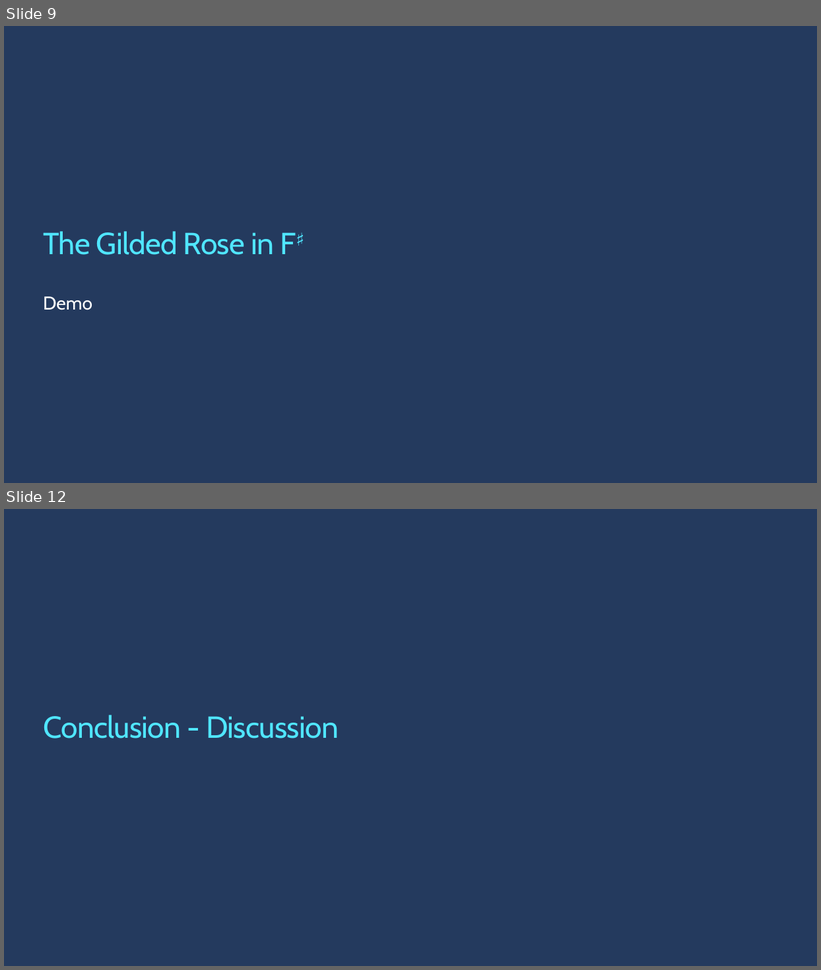
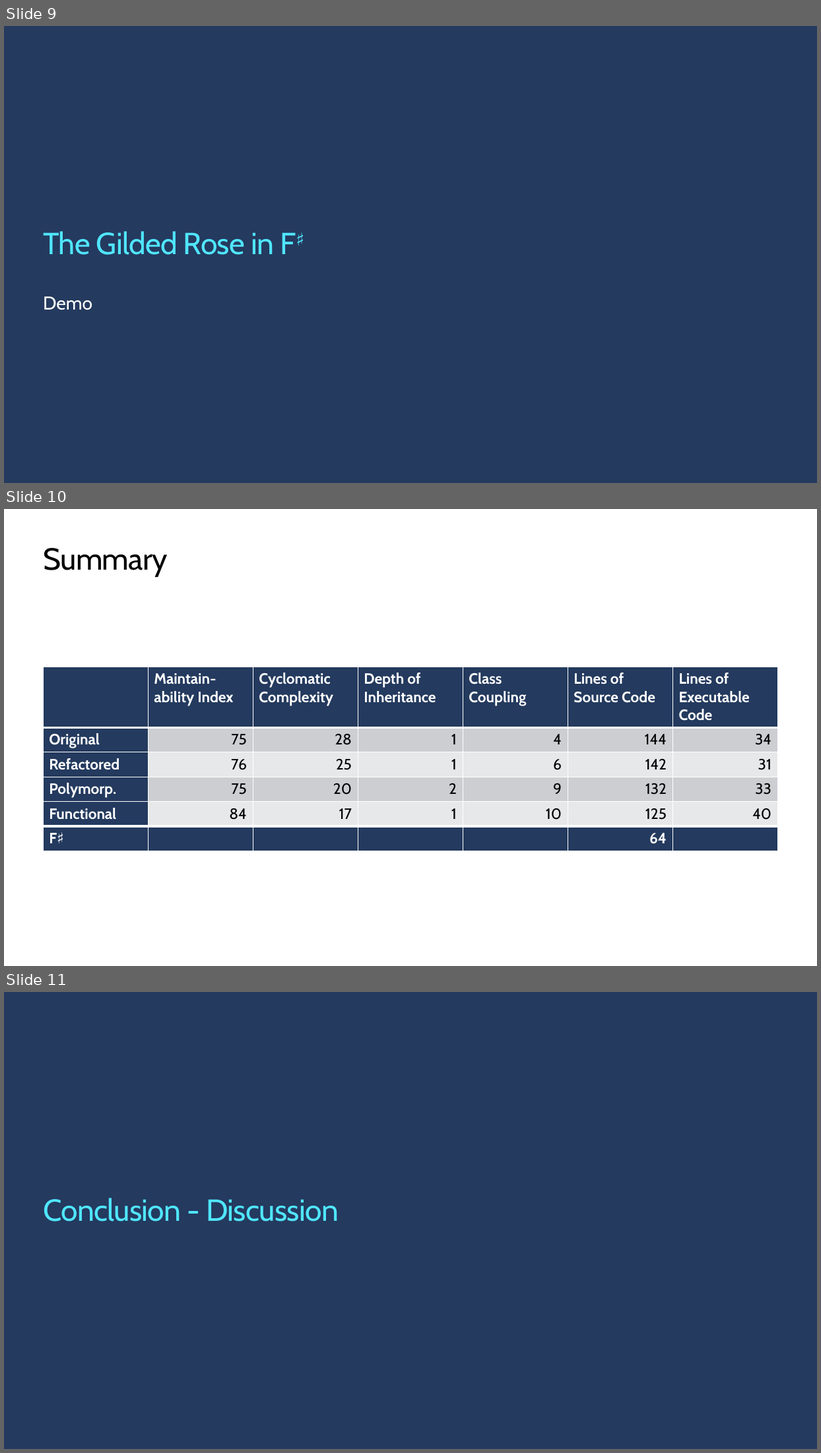
Before and after one commit to ondfisk/BDSA2021, a slide deck: Slides/The Gilded Rose - Recap.pptx. Shown one above the other, each under a label of ours: slides 9 and 12 before the commit, slides 9, 10 and 11 after it; the slides between them are not shown. The pictures are 821x970 and 821x1453 pixels, drawn with LibreOffice and Linux fonts; fonts in the diff are those of the drawing; background and template pictures are left out. Boxes give left, top, right and bottom in pixels: in the first picture for what was removed or moved away, otherwise in the second. Text is boxed around its words. In the diff, an @@ line names an element or a change of style, - is before the commit and + after.

Commit message:
Lecture8 (#9)
* Lecture8 done

```diff
--- a/Slides/The Gilded Rose - Recap.pptx
+++ b/Slides/The Gilded Rose - Recap.pptx
@@ slide 10 added at (4, 509, 817, 966), background #FFFFFF @@
@@ title added at (43, 548, 167, 577), 36 pt, text #000000 @@
+Summary
@@ table added at (43, 667, 778, 852), 6 rows, 7 columns @@
+ | Maintain-ability Index | Cyclomatic Complexity | Depth of Inheritance | Class Coupling | Lines of Source Code | Lines of Executable Code
+Original | 75 | 28 | 1 | 4 | 144 | 34
+Refactored | 76 | 25 | 1 | 6 | 142 | 31
+Polymorp. | 75 | 20 | 2 | 9 | 132 | 33
+Functional | 84 | 17 | 1 | 10 | 125 | 40
+F♯ |  |  |  |  | 64 | 
@@ what was slide 12 is now slide 11 @@
```
Also in this commit, not shown: 2 slides removed, 45 other files.
